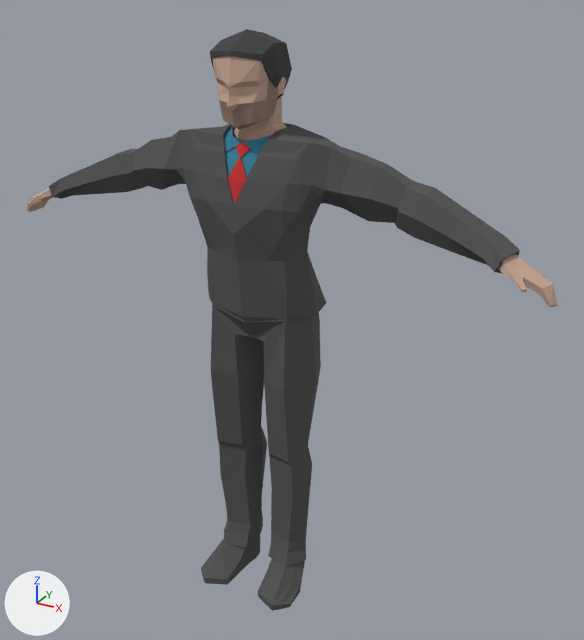
Renders of the Blender file Assets/Models/NPCs/LowPoly/working.blend from each side of a commit.
One viewpoint serves both versions: a 50 mm camera at (2.25, -3.66, 3.69) aimed at (0.15, 0.16, 1.78). The lights are fixed; the arrows at lower left show +X, +Y and +Z.

Names of what the first picture shows: 'body', 'coat', 'hair', 'pants', 'shirt', 'shoes'.
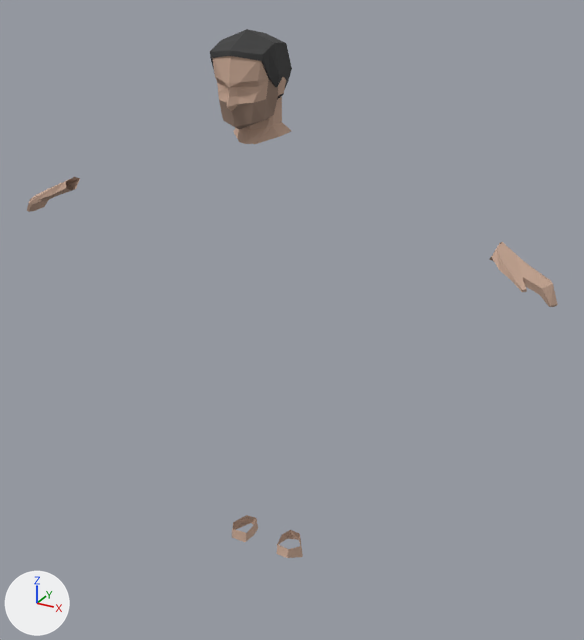
What differs and where, as boxes (x1, y1, x2, y2) in the pictures (584 x 640 px):
'coat', hidden: before (49, 123, 520, 320)
'pants', hidden: before (211, 303, 321, 567)
'shoes', hidden: before (201, 537, 305, 611)
'shirt', hidden: before (224, 126, 271, 204)

Edits to the bpy script that builds the scene:
```text
Change ob_shoes:
    add ob_shoes.hide_set(True)  # its collection is switched off
Change ob_shirt:
    add ob_shirt.hide_set(True)  # its collection is switched off
Change ob_pants:
    add ob_pants.hide_set(True)  # its collection is switched off
Change ob_coat:
    add ob_coat.hide_set(True)  # its collection is switched off
```
